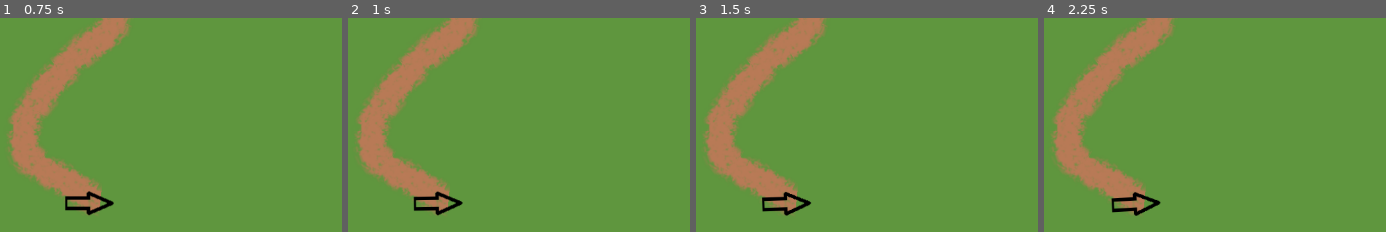
Above: before the commit, frames 1-4 (left to right).
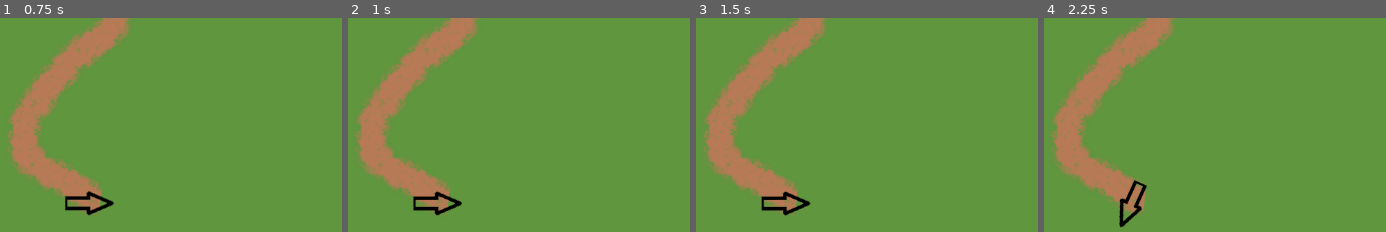
Above: after the commit, the same moments.

Repository: adrilps/Jogo-de-corrida
Game: Godot game, scene res://node_2d.tscn
Same seed, same stepped clock (60 frames per second), same inputs: the game is played once before the commit and once after it.
Inputs:
- Up to frame 1 (0.75 s): tap Enter at 0.5 s; hold A (Steer Right) from 0.53 s (still down)
- Up to frame 2 (1 s): keep holding A (Steer Right); tap W (Forwards) at 0.77 s
- Up to frame 3 (1.5 s): keep holding A (Steer Right)
- Up to frame 4 (2.25 s): tap W (Forwards) at 1.52 s; release A (Steer Right) at 2.03 s; hold D (Steer Left) from 2.03 s (still down)
The pictures show only the part of the screen within x 0-50%, y 50-100%; the shares and areas given below are measured in that part.

Frame 1 is identical in both runs. In frame 2, 0.2% of the frame differs, in the area x 19-34%, y 81-93%; in frame 3, 0.3%; in frame 4, 1.1%, in the area x 19-35%, y 75-98%.

Commit message:
analise pra merge

Diff:
--- a/node_2d.tscn
+++ b/node_2d.tscn
@@ -23,6 +23,7 @@
 
 [node name="CollisionShape2D" type="CollisionShape2D" parent="Jogador/CharacterBody2D"]
 position = Vector2(0.5, 0.5)
+rotation = 0.118682
 shape = SubResource("CircleShape2D_0hol4")
 
 [node name="Sprite2D" type="Sprite2D" parent="Jogador/CharacterBody2D"]
--- a/player_movement.gd
+++ b/player_movement.gd
@@ -3,14 +3,24 @@
 
 const SPEED = 300.0
 const ACCELERATION = 5.0
-const FRICTION = 2.5
+const FRICTION = 2
 const JUMP_VELOCITY = -400.0
+var rotational_velocity = 0
 
 
 
 func _physics_process(delta: float) -> void:
 
-	#var float absolute_velocity = (abs(velocity.x)+abs(velocity.y))
+	var absolute_velocity: float = (abs(velocity.x)+abs(velocity.y))
+
+
+	if(rotation == 0 ):
+		pass
+	elif(rotation < 0):
+		rotation += FRICTION
+	elif(rotation > 0):
+		rotation -= FRICTION
+
 	# Add the gravity.
 	#if not is_on_floor():
 	#	velocity += get_gravity() * delta
@@ -37,17 +47,17 @@
 		if((abs(velocity.x)+abs(velocity.y))== 0):
 			pass
 		else :
-			rotation += 0.05* ((abs(velocity.x)+abs(velocity.y))/250)
+			rotation += 0.005 * (absolute_velocity/250)
 
 	if Input.is_action_pressed("Steer Right"):
 		if((abs(velocity.x)+abs(velocity.y))== 0):
 			pass
 		else :
-			rotation -= 0.05* ((abs(velocity.x)+abs(velocity.y))/250)
+			rotation -= 0.005* ((abs(velocity.x)+abs(velocity.y))/250)
 
 	if Input.is_action_pressed("Brake"):
-		velocity.x -= 0.15*ACCELERATION*cos(rotation)
-		velocity.y -= 0.15*ACCELERATION*sin(rotation)
+		velocity.x -= 0.6*ACCELERATION*cos(rotation)
+		velocity.y -= 0.6*ACCELERATION*sin(rotation)
 
 
 	# Handle jump.
